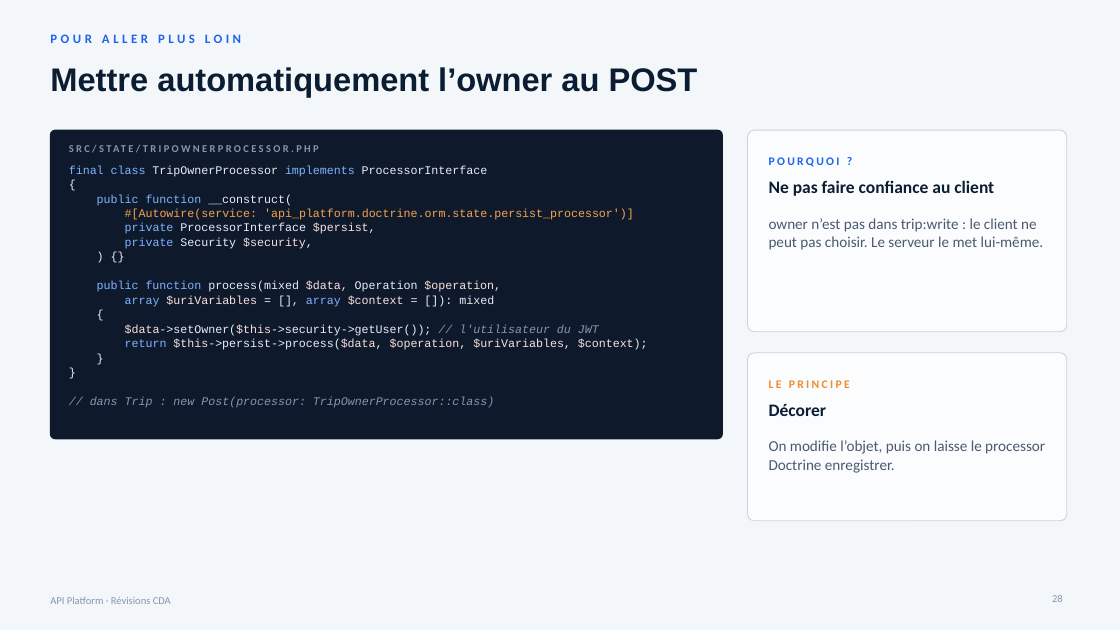
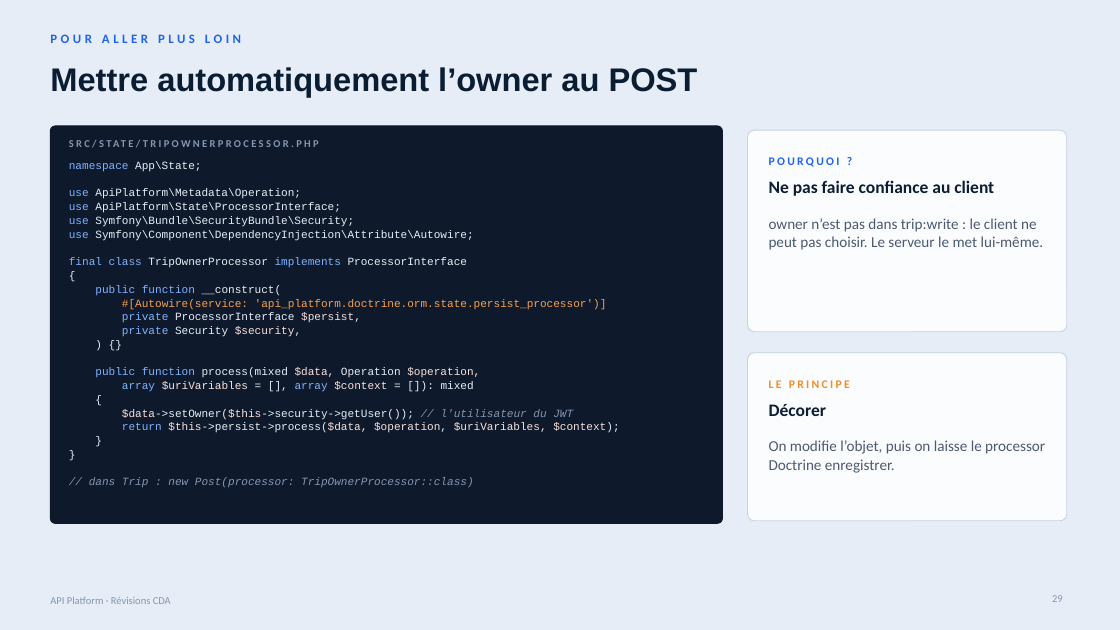
Before and after one commit to JulesThePooh/travel-api, a slide deck: slide 29 of doc/cours-api-platform.pptx (slide 28 before the commit). Drawn at 1120x630 pixels with LibreOffice and Linux fonts; fonts in the diff are those of the drawing. Boxes give left, top, right and bottom in pixels: in the first picture for what was removed or moved away, otherwise in the second. Text is boxed around its words. In the diff, an @@ line names an element or a change of style, - is before the commit and + after.

```diff
--- a/doc/cours-api-platform.pptx
+++ b/doc/cours-api-platform.pptx
@@ background #F4F7FA to #E6EDF6 @@
@@ rounded rectangle: place and size @@
-rounded rectangle at box(50, 130, 723, 439)
+rounded rectangle at box(50, 126, 723, 523)
@@ rounded rectangle at box(50, 126, 723, 523): proportions changed @@
@@ text "SRC/STATE/TRIPOWNERPROCESSOR.PHP": place and size @@
-text "SRC/STATE/TRIPOWNERPROCESSOR.PHP" at box(69, 139, 707, 157)
+text "SRC/STATE/TRIPOWNERPROCESSOR.PHP" at box(69, 134, 707, 153)
@@ text at box(69, 161, 473, 241): paragraphs added @@
+namespace App\State;
+use ApiPlatform\Metadata\Operation;
+use ApiPlatform\State\ProcessorInterface;
+use Symfony\Bundle\SecurityBundle\Security;
+use Symfony\Component\DependencyInjection\Attribute\Autowire;
@@ text at box(69, 258, 619, 487): size 10 to 9.5 pt in "final class TripOwnerProcessor implements ProcessorInterface", "{", "public function __construct(", "#[Autowire(service: 'api_platform.doctrine.orm.state.persist ..." and 11 more places; line spacing 12.4pt to 11.8pt @@
```
Also in this commit, not shown: 23 other slides changed, 3 slides added, 1 other file.
